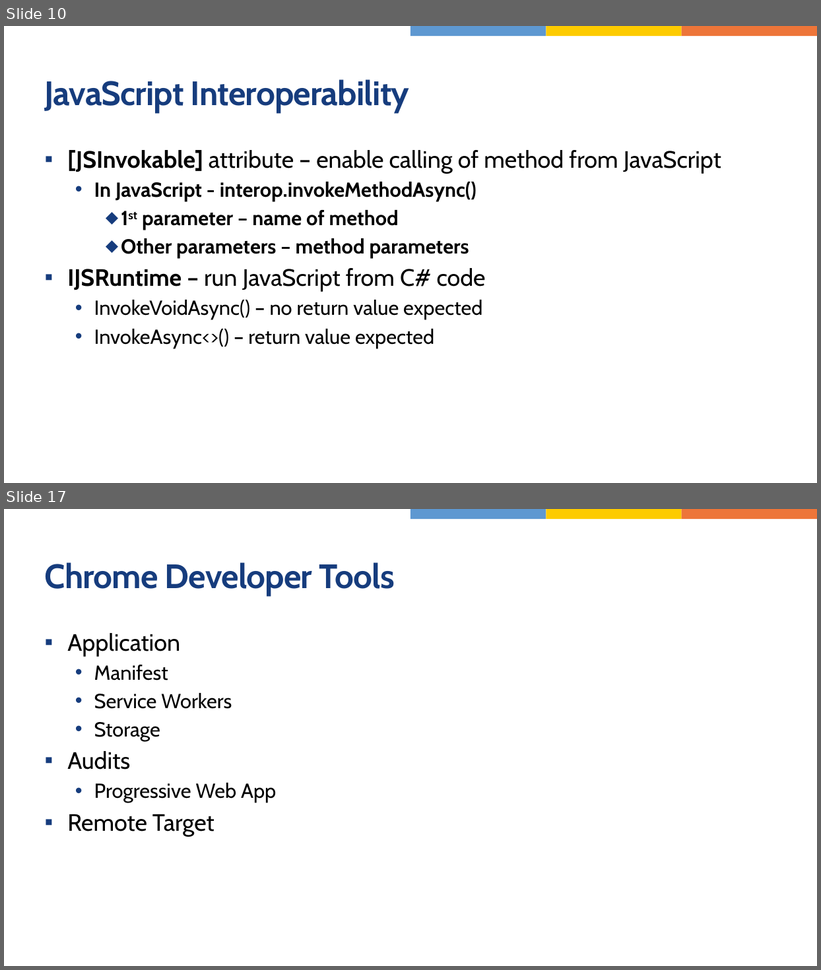
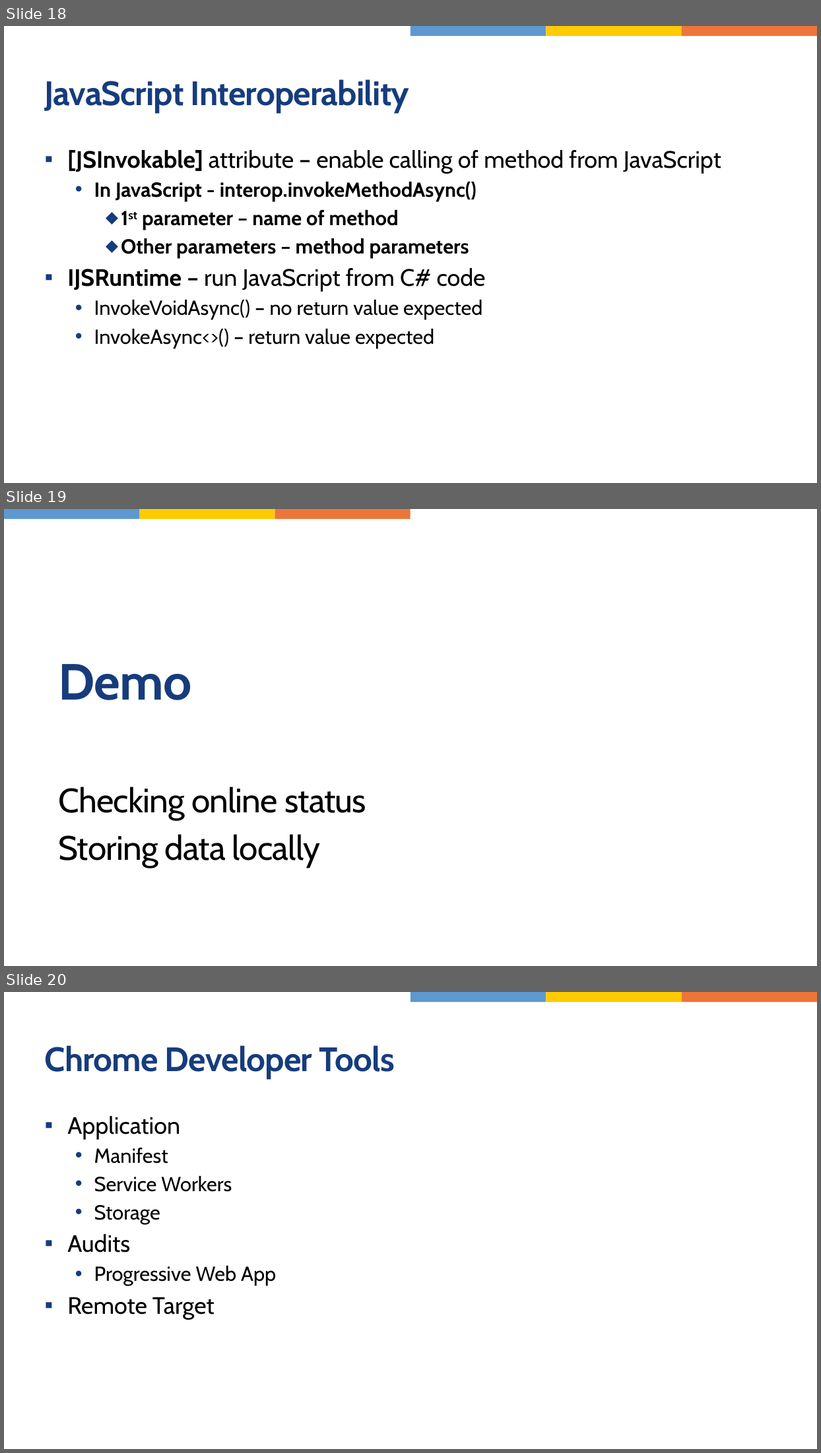
Before and after one commit to jasho/wug-blazor-pwa, a slide deck: WUG-Blazor-PWA.pptx. Shown one above the other, each under a label of ours: slides 10 and 17 before the commit, slides 18, 19 and 20 after it; the slides between them are not shown. The pictures are 821x970 and 821x1453 pixels, drawn with LibreOffice and Linux fonts; fonts in the diff are those of the drawing. Boxes give left, top, right and bottom in pixels: in the first picture for what was removed or moved away, otherwise in the second. Text is boxed around its words. In the diff, an @@ line names an element or a change of style, - is before the commit and + after.

```diff
--- a/WUG-Blazor-PWA.pptx
+++ b/WUG-Blazor-PWA.pptx
@@ slide 19 added at <box>4,509,817,966</box>, background #FFFFFF @@
@@ rectangle added at <box>4,509,139,520</box>, fill #5E98D1 @@
@@ rectangle added at <box>139,509,275,520</box>, fill #FDCB00 @@
@@ rectangle added at <box>275,509,411,520</box>, fill #ED7539 @@
@@ title added at <box>58,664,191,700</box>, 60 pt, text #163C7D, bold @@
+Demo
@@ subtitle added at <box>58,787,366,867</box>, 40 pt, text #000000 @@
+Checking online status
+Storing data locally
@@ what was slide 10 is now slide 18 @@
@@ what was slide 17 is now slide 20 @@
```
Also in this commit, not shown: 3 slides changed, 11 other slides added, 2 slides removed, 4 other files.
